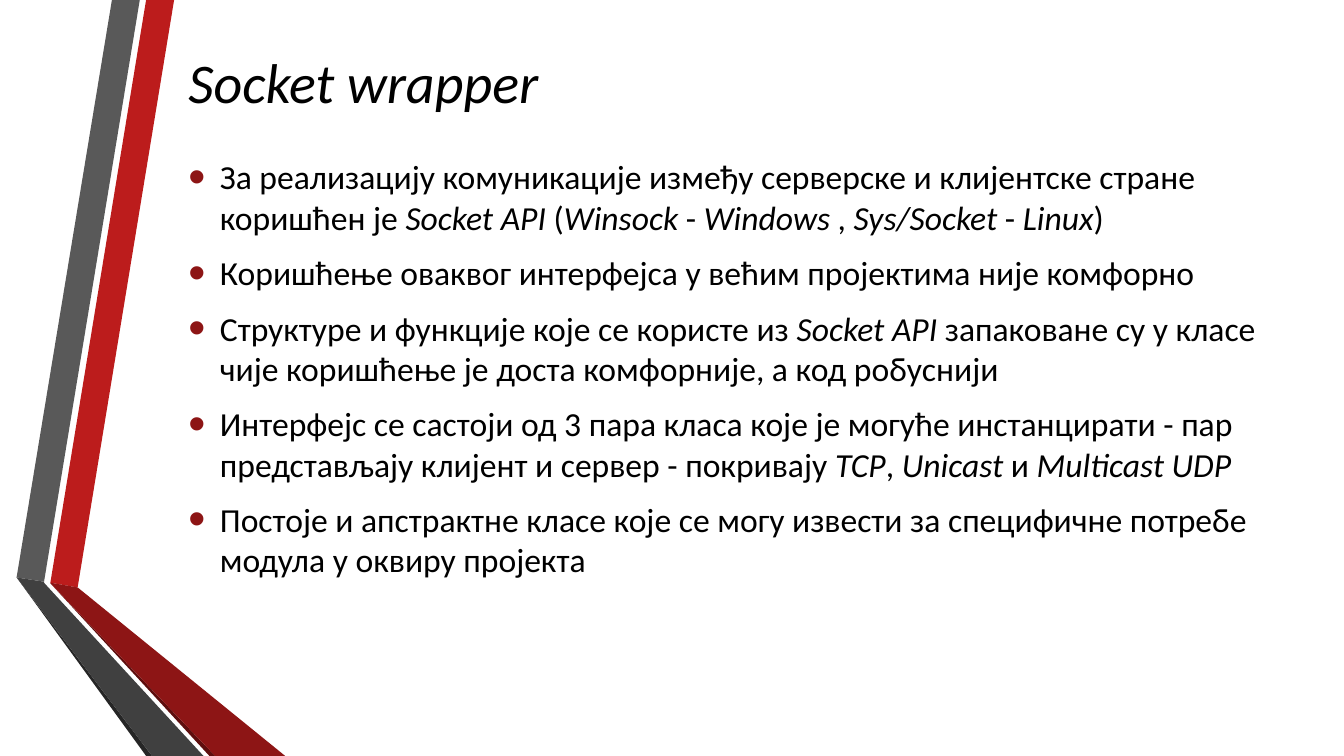
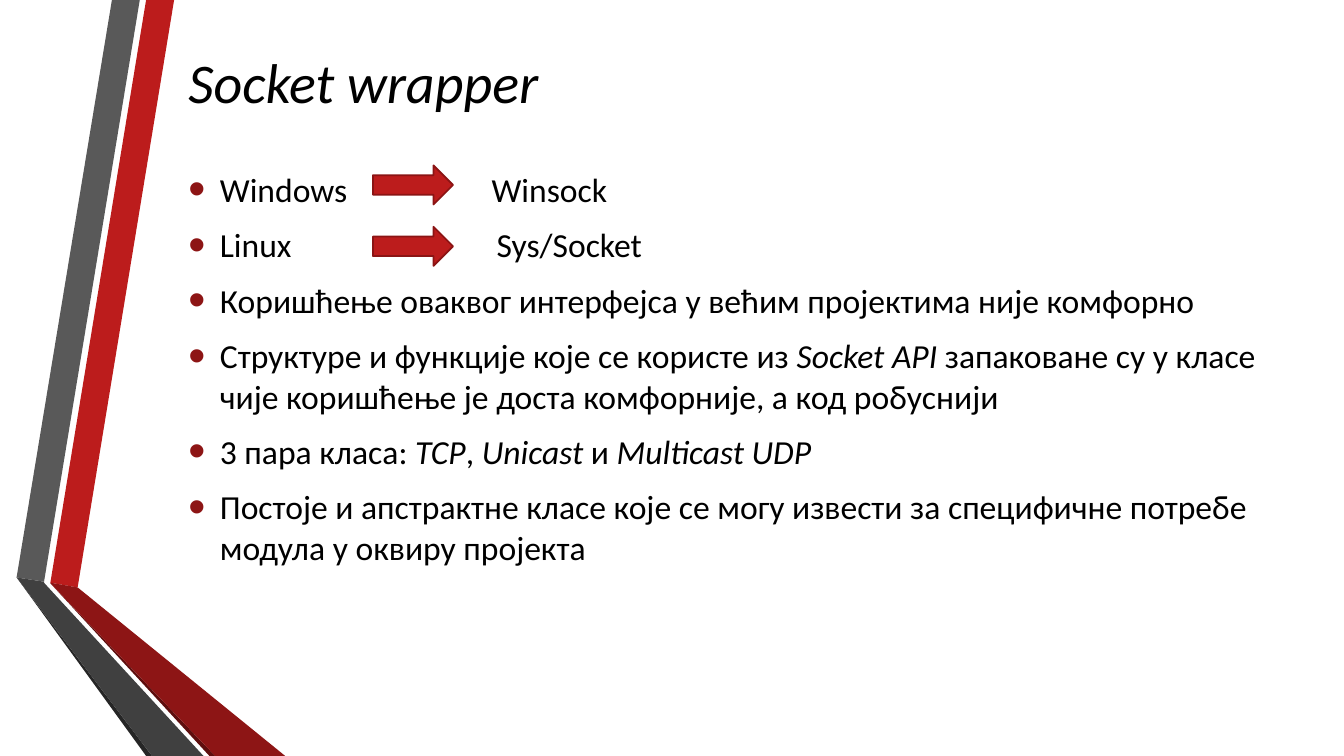
Before and after one commit to jovanSlavujevic96/MSc_RtspStreaming_Cpp, a slide deck: slide 4 of doc/prezentacija_master_e1-12_2020.pptx (slide 5 before the commit). Drawn at 1344x756 pixels with LibreOffice and Linux fonts; fonts in the diff are those of the drawing; background and template pictures are left out. Boxes give left, top, right and bottom in pixels: in the first picture for what was removed or moved away, otherwise in the second. Text is boxed around its words. In the diff, an @@ line names an element or a change of style, - is before the commit and + after.

```diff
--- a/doc/prezentacija_master_e1-12_2020.pptx
+++ b/doc/prezentacija_master_e1-12_2020.pptx
@@ text at (220, 178, 642, 263): text changed @@
-• За реализацију комуникације између серверске и клијентске стране коришћен је Socket API (Winsock - Windows , Sys/Socket - Linux)
+• Windows Winsock
+• Linux Sys/Socket
@@ right arrow added at (373, 165, 454, 205), fill #BC1C1C, outline #8B1515 1.25 pt @@
@@ right arrow added at (373, 227, 454, 266), fill #BC1C1C, outline #8B1515 1.25 pt @@
@@ text at (220, 440, 812, 470): text changed; italic on @@
-• Интерфејс се састоји од 3 пара класа које је могуће инстанцирати - пар представљају клијент и сервер - покривају TCP, Unicast и Multicast UDP
+• 3 пара класа: TCP, Unicast и Multicast UDP
```
Also in this commit, not shown: 4 other slides changed, 1 slide added, 2 slides removed, 1 other file.
